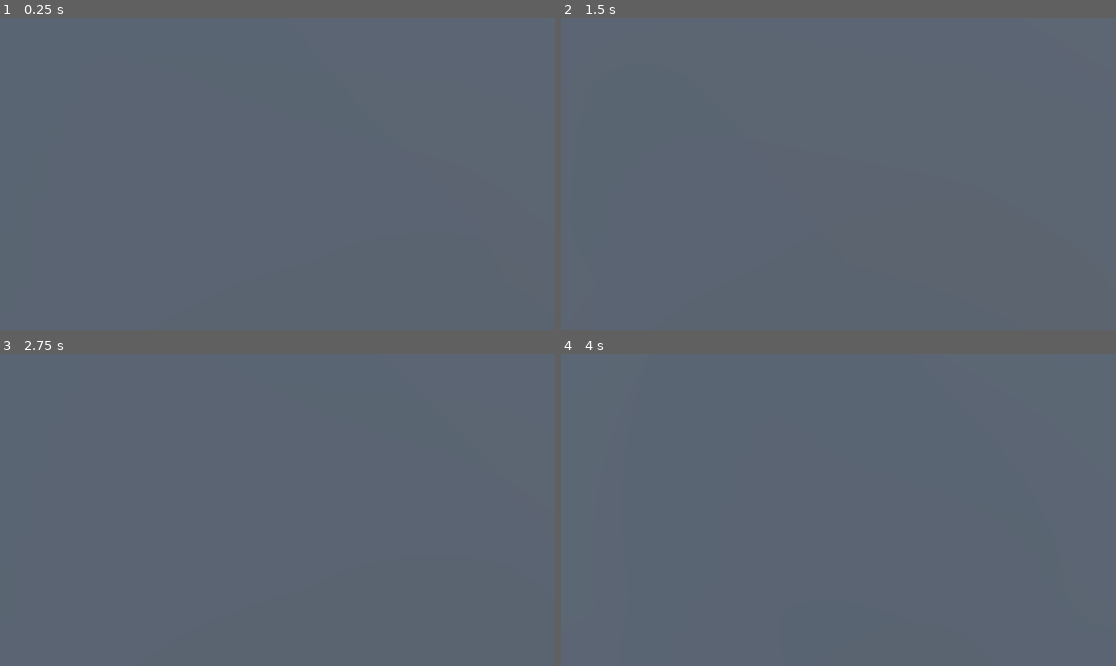
Above: before the commit, frames 1-4 (two rows, left to right).
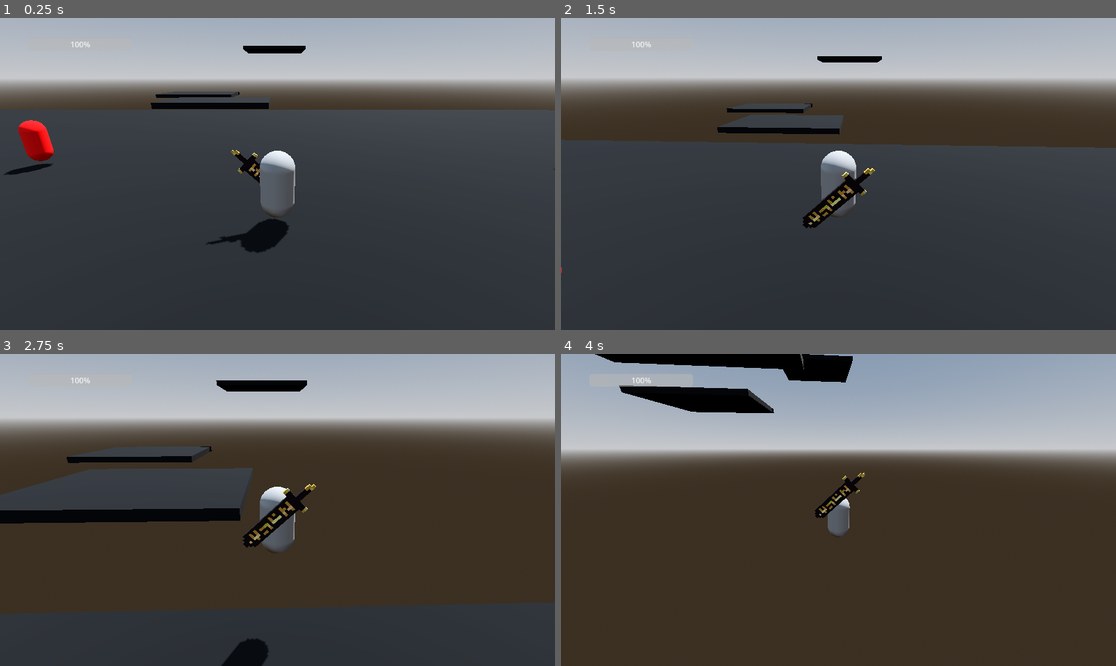
Above: after the commit, the same moments.

Repository: ChristopherBotha/CanonSavio
Game: Godot game, scene res://levels/World.tscn
The game is run twice, just before and just after one commit, with the same random seed, the same clock (stepped at 60 frames per second) and the same inputs.
Inputs (mouse positions are in pixels of both pictures, inside the frame that each line leads up to):
- Up to frame 1 (0.25 s): no input
- Up to frame 2 (1.5 s): tap Enter (ui_accept) at 0.5, 0.77 s; move the mouse to (866, 174) at 0.52 s; press the mouse at (866, 174) at 0.53 s; hold W (up) from 0.53 s (still down); tap Shift (sprint) at 0.8, 1.35 s; move the mouse to (810, 174) at 1.27 s; release the mouse at (810, 174) at 1.28 s
- Up to frame 3 (2.75 s): keep holding W (up); tap Enter (ui_accept) at 1.52 s; right-click (249, 510) at 1.55 s; move the mouse to (288, 503) at 2.02 s; press the mouse at (288, 503) at 2.03 s; right-click (288, 503) at 2.1 s
- Up to frame 4 (4 s): keep holding W (up); move the mouse to (832, 516) at 2.77 s; release the mouse at (832, 516) at 2.78 s; click (832, 516) at 2.85 s; tap Enter (ui_accept) at 3.02, 3.77 s; tap Shift (sprint) at 3.05 s; move the mouse to (877, 513) at 3.52 s; hold Shift (sprint) from 3.53 s (still down); right-click (877, 513) at 3.8 s

The runs differ from the first frame. In frame 1, 99% of the frame differs, in the area x 0-100%, y 0-100%; in frame 2, 99%; in frame 3, 99%; in frame 4, 99%.

Commit message:
need sleep

Diff:
--- a/Player/Player.gd
+++ b/Player/Player.gd
@@ -3,14 +3,21 @@
 
 var SPEED = 5.0
 var JUMP_VELOCITY = 4.5
+var dashSpeed = 200
+var dashing : bool = false
 
 # Get the gravity from the project settings to be synced with RigidBody nodes.
 var gravity = ProjectSettings.get_setting("physics/3d/default_gravity")
 
+var health: float = 100:
+	set(new_value):
+		health = clamp(new_value,0,100)
+		SignalBus.emit_signal("healthUpdated", health)
+
 var maxSpeed : float = 15
 var minSpeed : float = 0.0
 var maxJumpHeight : float = 6
-
+var dir = Vector3.ZERO
 var momentum : float = 0.1
 var friction : float = 0.05
 var airFriction : float = 0.07
@@ -25,7 +32,7 @@
 
 func _physics_process(delta):
 
-
+	print($Body/RayCast3D.get_collision_point())
 	# Add the gravity.
 	velocity.y -= gravity * delta
 
@@ -38,6 +45,7 @@
 	# As good practice, you should replace UI actions with custom gameplay actions.
 
 	sprinting(delta)
+	dash(delta)
 	move_and_slide()
 
 func handleInput(delta):
@@ -48,6 +56,7 @@
 				Input.get_action_strength("down") - Input.get_action_strength("up")).rotated(Vector3.UP, h_rot).normalized()
 
 #	var direction = (transform.basis * Vector3(input_dir.x, 0, input_dir.y)).normalized()
+	dir = input_dir
 
 	if input_dir.z != 0 or input_dir.x != 0 :
 		body.rotation.y = lerp_angle(body.rotation.y, atan2(input_dir.x, input_dir.z), delta * 5)
@@ -79,6 +88,16 @@
 		handleInput(delta)
 		camera.near = move_toward(camera.near, 0.8, 0.02)
 
+func dash(delta):
+	if Input.is_action_just_pressed("dash") and dashing == false:
+		dashing = true
+		var where = $Body/RayCast3D.get_collision_point()
+		velocity = where
+		await get_tree().create_timer(3).timeout
+		dashing = false
+	else:
+		SPEED = 5.0
+		handleInput(delta)
 
 func _unhandled_input(event: InputEvent) -> void:
 	if event is InputEventMouseButton:
--- a/Player/Player.tscn
+++ b/Player/Player.tscn
@@ -9,7 +9,6 @@
 [ext_resource type="ArrayMesh" uid="uid://8m40bfpr1i3" path="res://weapons/Sword-0-Sword.obj" id="6_dphkx"]
 [ext_resource type="Texture2D" uid="uid://butna4rf3v77n" path="res://weapons/Sword-0-Sword.png" id="7_bk4g1"]
 [ext_resource type="PackedScene" uid="uid://bgeptktrjpeup" path="res://weapons/chain.tscn" id="7_cliux"]
-[ext_resource type="PackedScene" uid="uid://fn4ue284pmgv" path="res://motion_blur/motion_blur.tscn" id="7_ot74o"]
 
 [sub_resource type="CapsuleShape3D" id="CapsuleShape3D_5u2jp"]
 
@@ -24,6 +23,8 @@
 [sub_resource type="CapsuleShape3D" id="CapsuleShape3D_7wy4n"]
 
 [node name="Player" type="CharacterBody3D" groups=["Player"]]
+collision_layer = 4
+collision_mask = 3
 script = ExtResource("1_t7byk")
 
 [node name="Body" type="CollisionShape3D" parent="."]
@@ -58,6 +59,9 @@
 transform = Transform3D(1, 0, 0, 0, 1, 0, 0, 0, 1, 0, 0, -0.357233)
 shape = SubResource("BoxShape3D_0y4bp")
 
+[node name="RayCast3D" type="RayCast3D" parent="Body"]
+target_position = Vector3(0, 0, 1000)
+
 [node name="Camera_Orbit" type="Node3D" parent="."]
 script = ExtResource("2_60t8r")
 
@@ -77,8 +81,6 @@
 near = 0.8
 script = ExtResource("2_b20r0")
 
-[node name="motion_blur" parent="Camera_Orbit/h/v/SpringArm3D/Camera3D" instance=ExtResource("7_ot74o")]
-
 [node name="State_Machine" type="Node" parent="."]
 script = ExtResource("4_5n36r")
 initial_state = NodePath("Idle")
--- a/levels/Tutorial.tscn
+++ b/levels/Tutorial.tscn
@@ -1,8 +1,11 @@
-[gd_scene load_steps=20 format=3 uid="uid://cgvnhgorwk8mc"]
+[gd_scene load_steps=25 format=3 uid="uid://cgvnhgorwk8mc"]
 
 [ext_resource type="Shader" path="res://shaders/testingUV.gdshader" id="1_mrkt7"]
 [ext_resource type="Script" path="res://scripts/Tutorial.gd" id="1_pxheu"]
 [ext_resource type="Shader" path="res://shaders/water_spec.gdshader" id="3_24cnc"]
+[ext_resource type="Script" path="res://scripts/pitfall.gd" id="4_xxp8m"]
+[ext_resource type="Script" path="res://scripts/healarea.gd" id="5_rdcnw"]
+[ext_resource type="PackedScene" uid="uid://bys8nihkk0m07" path="res://levels/skybox.tscn" id="6_om4ls"]
 
 [sub_resource type="ProceduralSkyMaterial" id="ProceduralSkyMaterial_e51e4"]
 sky_horizon_color = Color(0.64625, 0.65575, 0.67075, 1)
@@ -87,6 +90,11 @@
 shader_parameter/wave_frequency = Vector2(12, 12)
 shader_parameter/wave_strengh = Vector2(0.25, 0.01)
 
+[sub_resource type="BoxMesh" id="BoxMesh_3hpkn"]
+
+[sub_resource type="BoxShape3D" id="BoxShape3D_0fc6b"]
+size = Vector3(2.16348, 1.32238, 1.96786)
+
 [node name="Tutorial" type="Node3D"]
 script = ExtResource("1_pxheu")
 
@@ -152,4 +160,36 @@
 mesh = SubResource("PlaneMesh_d12x1")
 surface_material_override/0 = SubResource("ShaderMaterial_dcju8")
 
+[node name="Area3D" type="Area3D" parent="."]
+transform = Transform3D(1.73648, 0, 9.84808, 0, 10, 0, -9.84808, 0, 1.73648, 23.4983, 4.32257, 25.9719)
+collision_layer = 2
+collision_mask = 4
+script = ExtResource("4_xxp8m")
+
+[node name="MeshInstance3D" type="MeshInstance3D" parent="Area3D"]
+transform = Transform3D(1, 0, 0, 0, 0.5711, 0.82088, 0, -0.82088, 0.5711, 0, 0.509466, 0)
+mesh = SubResource("BoxMesh_3hpkn")
+
+[node name="CollisionShape3D" type="CollisionShape3D" parent="Area3D"]
+transform = Transform3D(1, 0, 0, 0, 1, 0, 0, 0, 1, 0, 0.298305, 0)
+shape = SubResource("BoxShape3D_0fc6b")
+
+[node name="Area3D2" type="Area3D" parent="."]
+transform = Transform3D(10, 0, 0, 0, 10, 0, 0, 0, 10, -11.9871, 4.32257, 25.9719)
+collision_layer = 2
+collision_mask = 4
+script = ExtResource("5_rdcnw")
+
+[node name="MeshInstance3D" type="MeshInstance3D" parent="Area3D2"]
+transform = Transform3D(1, 0, 0, 0, 0.5711, 0.82088, 0, -0.82088, 0.5711, 0, 0.509466, 0)
+mesh = SubResource("BoxMesh_3hpkn")
+
+[node name="CollisionShape3D" type="CollisionShape3D" parent="Area3D2"]
+transform = Transform3D(1, 0, 0, 0, 1, 0, 0, 0, 1, 0, 0.298305, 0)
+shape = SubResource("BoxShape3D_0fc6b")
+
+[node name="Skybox" parent="." instance=ExtResource("6_om4ls")]
+
 [connection signal="body_entered" from="CSGBox3D4/Area3D" to="." method="_on_area_3d_body_entered"]
+[connection signal="body_entered" from="Area3D" to="Area3D" method="_on_body_entered"]
+[connection signal="body_entered" from="Area3D2" to="Area3D2" method="_on_body_entered"]
--- a/levels/World.tscn
+++ b/levels/World.tscn
@@ -1,9 +1,25 @@
-[gd_scene load_steps=2 format=3 uid="uid://ch2agfg0jedp3"]
+[gd_scene load_steps=3 format=3 uid="uid://ch2agfg0jedp3"]
 
 [ext_resource type="Script" path="res://scripts/World.gd" id="1_kk85k"]
+[ext_resource type="Script" path="res://scripts/playerUI.gd" id="2_732ay"]
 
 [node name="World" type="Node3D"]
 script = ExtResource("1_kk85k")
 level = "res://levels/Tutorial.tscn"
 
 [node name="Level" type="Node3D" parent="."]
+
+[node name="playerUI" type="Control" parent="."]
+layout_mode = 3
+anchors_preset = 0
+offset_right = 40.0
+offset_bottom = 40.0
+script = ExtResource("2_732ay")
+
+[node name="ProgressBar" type="ProgressBar" parent="playerUI"]
+offset_left = 59.0
+offset_top = 41.0
+offset_right = 274.0
+offset_bottom = 68.0
+value = 100.0
+rounded = true
--- /dev/null
+++ b/levels/skybox.tscn
@@ -0,0 +1,30 @@
+[gd_scene load_steps=2 format=3 uid="uid://bys8nihkk0m07"]
+
+[sub_resource type="BoxShape3D" id="BoxShape3D_j5e5r"]
+size = Vector3(300, 1, 300)
+
+[node name="Skybox" type="StaticBody3D" groups=["Objects"]]
+
+[node name="CollisionShape3D" type="CollisionShape3D" parent="."]
+transform = Transform3D(1, 0, 0, 0, 1, 0, 0, 0, 1, 0, -150, 0)
+shape = SubResource("BoxShape3D_j5e5r")
+
+[node name="CollisionShape3D2" type="CollisionShape3D" parent="."]
+transform = Transform3D(1, 0, 0, 0, 1, 0, 0, 0, 1, 0, 150, 0)
+shape = SubResource("BoxShape3D_j5e5r")
+
+[node name="CollisionShape3D3" type="CollisionShape3D" parent="."]
+transform = Transform3D(1, 0, 0, 0, -4.37114e-08, -1, 0, 1, -4.37114e-08, 0, 0, -150)
+shape = SubResource("BoxShape3D_j5e5r")
+
+[node name="CollisionShape3D4" type="CollisionShape3D" parent="."]
+transform = Transform3D(1, 0, 0, 0, -4.37114e-08, -1, 0, 1, -4.37114e-08, 0, 0, 150)
+shape = SubResource("BoxShape3D_j5e5r")
+
+[node name="CollisionShape3D5" type="CollisionShape3D" parent="."]
+transform = Transform3D(-4.37114e-08, -1, 0, 1, -4.37114e-08, 0, 0, 0, 1, -150, 0, 0)
+shape = SubResource("BoxShape3D_j5e5r")
+
+[node name="CollisionShape3D6" type="CollisionShape3D" parent="."]
+transform = Transform3D(-4.37114e-08, -1, 0, 1, -4.37114e-08, 0, 0, 0, 1, 150, 0, 0)
+shape = SubResource("BoxShape3D_j5e5r")
--- a/project.godot
+++ b/project.godot
@@ -90,6 +90,11 @@
 "events": [Object(InputEventMouseButton,"resource_local_to_scene":false,"resource_name":"","device":-1,"window_id":0,"a …(236 unchanged characters)…
 ]
 }
+dash={
+"deadzone": 0.5,
+"events": [Object(InputEventMouseButton,"resource_local_to_scene":false,"resource_name":"","device":-1,"window_id":0,"alt_pressed":false,"shift_pressed":false,"ctrl_pressed":false,"meta_pressed":false,"button_mask":0,"position":Vector2(0, 0),"global_position":Vector2(0, 0),"factor":1.0,"button_index":2,"pressed":false,"double_click":false,"script":null)
+]
+}
 
 [xr]
 
--- a/scripts/SignalBus.gd
+++ b/scripts/SignalBus.gd
@@ -1,28 +1,22 @@
 extends Node
-
 #player changes
 signal updatePlayerHealth(val)
 signal updatePlayerMana(val)
-
+signal healthUpdated(val)
 #player upgrades / stats
 signal updatePlayerMaxHealth(val)
 signal updatePlayerDamage(val)
 signal updatePlayerMaxMana(val)
-
 #Game Machanics
 signal updateExperience(val)
 signal updateGold(val)
 signal updateScore(val)
-
 #world interaction
 signal interact(val)
-
 #Enemies
 signal updateEnemiesDamage(val)
 signal enemyCounter(val)
 signal trauma(val,timer)
-
 #moveplatform
 signal movePlatform()
-
 signal releaseVictim(val)
--- /dev/null
+++ b/scripts/healarea.gd
@@ -0,0 +1,18 @@
+extends Area3D
+
+
+# Called when the node enters the scene tree for the first time.
+func _ready():
+	pass # Replace with function body.
+
+
+# Called every frame. 'delta' is the elapsed time since the previous frame.
+func _process(delta):
+	$MeshInstance3D.rotation.y -= 0.02
+	pass
+
+
+func _on_body_entered(body):
+	if body.is_in_group("Player"):
+		body.health += 50
+	pass # Replace with function body.
--- /dev/null
+++ b/scripts/pitfall.gd
@@ -0,0 +1,18 @@
+extends Area3D
+
+
+# Called when the node enters the scene tree for the first time.
+func _ready():
+	pass # Replace with function body.
+
+
+# Called every frame. 'delta' is the elapsed time since the previous frame.
+func _process(delta):
+	$MeshInstance3D.rotation.y += 0.02
+	pass
+
+
+func _on_body_entered(body):
+	if body.is_in_group("Player"):
+		body.health -= 50
+	pass # Replace with function body.
--- /dev/null
+++ b/scripts/playerUI.gd
@@ -0,0 +1,16 @@
+extends Control
+
+@onready var healthBar = $ProgressBar
+
+# Called when the node enters the scene tree for the first time.
+func _ready():
+	SignalBus.connect("healthUpdated", updatehealth)
+	pass # Replace with function body.
+
+
+# Called every frame. 'delta' is the elapsed time since the previous frame.
+func _process(delta):
+	pass
+
+func updatehealth(val):
+	healthBar.value = val
--- a/weapons/Chain.gd
+++ b/weapons/Chain.gd
@@ -15,7 +15,7 @@
 		if $RayCast3D.get_collider().is_in_group("Enemies") and chained == false:
 			victim = $RayCast3D.get_collider()
 			if Input.is_action_pressed("chain") :
-				SignalBus.emit_signal("trauma",0.5,0.2)
+				SignalBus.emit_signal("trauma",1.0,0.2)
 				chained = true
 				await get_tree().create_timer(3).timeout
 				victim = null
Not shown: 1 places in Player/Player.tscn that only renumber resources
